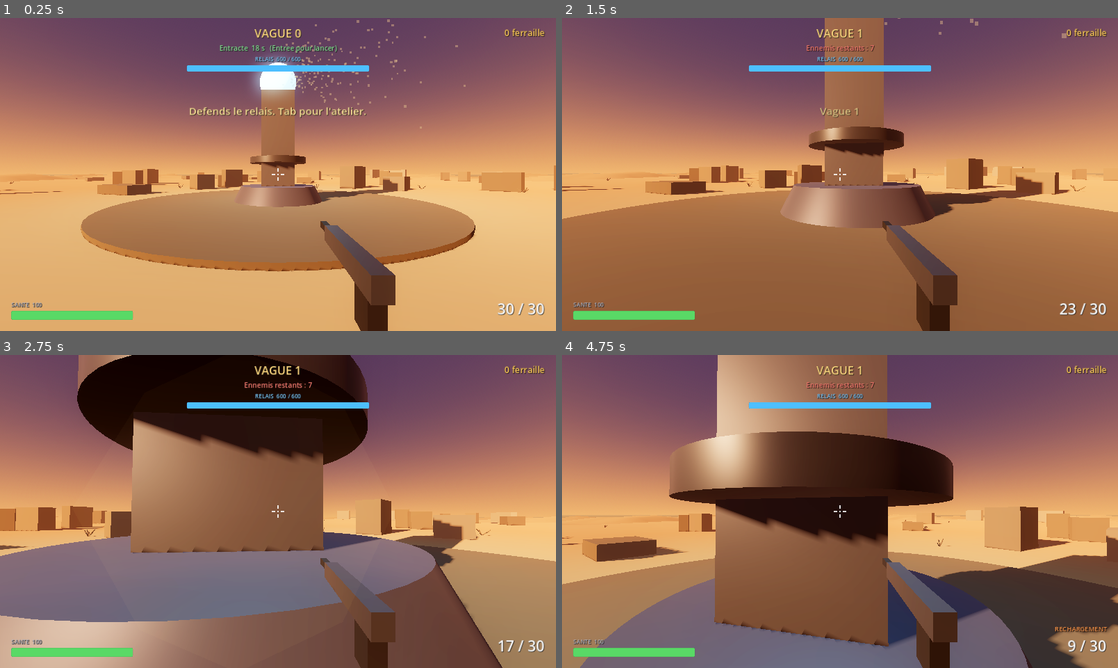
Above: before the commit, frames 1-4 (two rows, left to right).
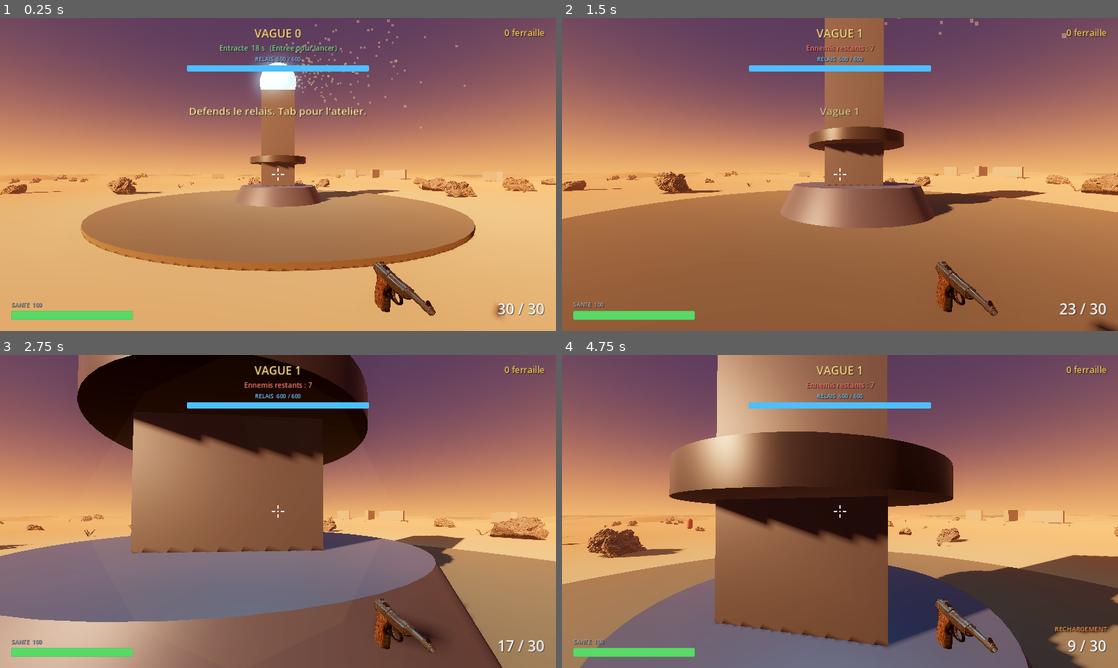
Above: after the commit, the same moments.

Repository: 100zb/tour-de-garde
Game: Godot game, scene res://scenes/main.tscn
Two runs of this game, one before a commit and one after it. Both use one fixed random seed, a clock stepped at 60 frames per second and the inputs below.
Inputs (mouse positions are in pixels of both pictures, inside the frame that each line leads up to):
- Up to frame 1 (0.25 s): no input
- Up to frame 2 (1.5 s): tap Enter (restart) at 0.5 s; move the mouse to (867, 174) at 0.52 s; press the mouse at (867, 174) at 0.53 s; hold W (move_forward) from 0.53 s (still down); tap Space (jump) at 0.77 s; move the mouse to (812, 174) at 1.27 s; release the mouse at (812, 174) at 1.28 s; tap Shift (sprint) at 1.35 s
- Up to frame 3 (2.75 s): keep holding W (move_forward); tap Space (jump) at 1.52 s; move the mouse to (289, 505) at 2.02 s; press the mouse at (289, 505) at 2.03 s
- Up to frame 4 (4.75 s): keep holding W (move_forward); move the mouse to (834, 517) at 2.77 s; release the mouse at (834, 517) at 2.78 s; tap Shift (sprint) at 2.85, 4.35 s; click (834, 517) at 2.92 s; tap Space (jump) at 3.02, 3.77, 4.52 s; move the mouse to (878, 514) at 3.52 s; press the mouse at (878, 514) at 3.53 s; tap R (reload) at 4.15 s; move the mouse to (795, 508) at 4.27 s; release the mouse at (795, 508) at 4.28 s

The runs differ from the first frame. In frame 1, 5.2% of the frame differs, in the area x 0-100%, y 47-100%; in frame 2, 5.6%; in frame 3, 4.8%; in frame 4, 6.1%, in the area x 0-100%, y 48-100%.

Commit message:
Phase 6 (bonus) - Rocher et pistolet realistes (assets Poly Haven CC0)
Remplace les elements procedura-simples par de vrais modeles scannes,
fournis par l'utilisateur (licence CC0, Poly Haven) :

- assets/models/boulder/ : boulder_01_2k.gltf + textures PBR (diffuse,
  normal, arm). scripts/main.gd::_scatter_rocks() instancie desormais
  ce maillage a la place d'une boite, avec une echelle aleatoire
  (0.5x-2x) par rocher pour varier les tailles. Collision recalculee
  proportionnellement a l'echelle a partir de l'AABB reel du maillage
  (BOULDER_SIZE/BOULDER_CENTER), toujours un simple BoxShape3D (pas de
  changement de strategie de collision/navigation).

- assets/models/pistol/ : service_pistol_2k.gltf + textures PBR. Le
  fichier source contient 11 sous-parties (deux variantes completes
  "a"/"b" du pistolet, chargeurs, balle isolee, disposees cote a cote
  pour un rendu produit). scenes/weapon_view.tscn instancie ce maillage
  et masque (visible=false) tout sauf le cadre/culasse/chien/detente
  de la variante "a", qui forment a eux seuls un pistolet assemble.
  scenes/player.tscn remplace les 3 boites (Body/Grip/Barrel) par une
  instance de weapon_view.tscn, tournee de 90 deg (l'axe local +X du
  maillage, sens du canon, doit pointer vers le -Z de la camera). Le
  noeud Muzzle (utilise par player.gd pour les tirs/tracers) est
  repositionne sur la pointe du canon reel.

Verifie : import complet sans erreur, execution headless du jeu sans
erreur de script/parse (le seul avertissement de synchronisation de
navigation est pre-existant, confirme identique avant ce changement).
Captures d'ecran confirmant : orientation et position correctes du
pistolet en vue FPS, rochers avec forme et texture realistes, variete
de tailles, aucune structure de rocher invalide sur les 70 generes.

Co-Authored-By: Claude Sonnet 5 <noreply@anthropic.com>
Claude-Session: https://claude.ai/code/session_01JfH1K84Rym112DTN6enNAS

Diff:
--- a/scenes/player.tscn
+++ b/scenes/player.tscn
@@ -1,28 +1,11 @@
 [gd_scene format=3]
 
 [ext_resource type="Script" path="res://scripts/player.gd" id="1_player"]
+[ext_resource type="PackedScene" path="res://scenes/weapon_view.tscn" id="2_weapon_view"]
 
 [sub_resource type="CapsuleShape3D" id="Shape_player"]
 radius = 0.4
 height = 1.8
-
-[sub_resource type="StandardMaterial3D" id="Mat_weapon"]
-albedo_color = Color(0.29, 0.3, 0.34, 1)
-metallic = 0.35
-roughness = 0.55
-
-[sub_resource type="StandardMaterial3D" id="Mat_weapon_dark"]
-albedo_color = Color(0.16, 0.16, 0.18, 1)
-roughness = 0.8
-
-[sub_resource type="BoxMesh" id="Mesh_body"]
-size = Vector3(0.07, 0.085, 0.55)
-
-[sub_resource type="BoxMesh" id="Mesh_grip"]
-size = Vector3(0.06, 0.16, 0.1)
-
-[sub_resource type="BoxMesh" id="Mesh_barrel"]
-size = Vector3(0.038, 0.038, 0.2)
 
 [node name="Player" type="CharacterBody3D" groups=["player"]]
 collision_layer = 2
@@ -45,23 +28,8 @@
 [node name="Weapon" type="Node3D" parent="Head/Camera3D"]
 transform = Transform3D(1, 0, 0, 0, 1, 0, 0, 0, 1, 0.3, -0.33, -0.55)
 
-[node name="Body" type="MeshInstance3D" parent="Head/Camera3D/Weapon"]
-transform = Transform3D(1, 0, 0, 0, 1, 0, 0, 0, 1, 0, 0, -0.275)
-mesh = SubResource("Mesh_body")
-material_override = SubResource("Mat_weapon")
-cast_shadow = 0
-
-[node name="Grip" type="MeshInstance3D" parent="Head/Camera3D/Weapon"]
-transform = Transform3D(1, 0, 0, 0, 1, 0, 0, 0, 1, 0, -0.1, -0.08)
-mesh = SubResource("Mesh_grip")
-material_override = SubResource("Mat_weapon_dark")
-cast_shadow = 0
-
-[node name="Barrel" type="MeshInstance3D" parent="Head/Camera3D/Weapon"]
-transform = Transform3D(1, 0, 0, 0, 1, 0, 0, 0, 1, 0, 0.004, -0.63)
-mesh = SubResource("Mesh_barrel")
-material_override = SubResource("Mat_weapon_dark")
-cast_shadow = 0
+[node name="WeaponView" parent="Head/Camera3D/Weapon" instance=ExtResource("2_weapon_view")]
+transform = Transform3D(0, 0, -1, 0, 1, 0, 1, 0, 0, 0, 0, 0)
 
 [node name="Muzzle" type="Node3D" parent="Head/Camera3D/Weapon"]
-transform = Transform3D(1, 0, 0, 0, 1, 0, 0, 0, 1, 0, 0.004, -0.76)
+transform = Transform3D(1, 0, 0, 0, 1, 0, 0, 0, 1, 0, 0.03, -0.2)
--- /dev/null
+++ b/scenes/weapon_view.tscn
@@ -0,0 +1,26 @@
+[gd_scene load_steps=2 format=3]
+
+[ext_resource type="PackedScene" path="res://assets/models/pistol/service_pistol_2k.gltf" id="1_pistol"]
+
+[node name="WeaponView" instance=ExtResource("1_pistol")]
+
+[node name="service_pistol_magazine_loaded" parent="."]
+visible = false
+
+[node name="service_pistol_magazine_empty" parent="."]
+visible = false
+
+[node name="service_pistol_bullet" parent="."]
+visible = false
+
+[node name="service_pistol_pistol_b" parent="."]
+visible = false
+
+[node name="service_pistol_slide_b" parent="."]
+visible = false
+
+[node name="service_pistol_hammer_b" parent="."]
+visible = false
+
+[node name="service_pistol_trigger_b" parent="."]
+visible = false
--- a/scripts/main.gd
+++ b/scripts/main.gd
@@ -3,6 +3,12 @@
 ## le HUD et la boutique, et gere les achats, la defaite et le redemarrage.
 
 const TURRET_SCENE := preload("res://scenes/turret.tscn")
+const BOULDER_SCENE := preload("res://assets/models/boulder/boulder_01_2k.gltf")
+# AABB reel du maillage (source: Poly Haven boulder_01), utilise pour
+# dimensionner/centrer la collision proportionnellement a l'echelle
+# aleatoire appliquee a chaque rocher.
+const BOULDER_SIZE := Vector3(1.272136, 1.00383, 1.830334)
+const BOULDER_CENTER := Vector3(-0.112092, 0.428272, -0.033273)
 
 @onready var player: Player = $Player
 @onready var relay: Relay = $NavigationRegion3D/Relay
@@ -147,6 +153,8 @@
 const SPAWN_EXCLUSION_MARGIN := 6.0
 
 ## Seme des rochers autour de l'arene pour donner du relief et des abris.
+## Utilise le vrai maillage scanne (Poly Haven, CC0) plutot qu'une boite,
+## avec une echelle aleatoire par rocher pour varier les tailles.
 ## Graine fixe : le terrain est identique a chaque partie.
 func _scatter_rocks() -> void:
 	var rng := RandomNumberGenerator.new()
@@ -161,9 +169,7 @@
 		var distance := rng.randf_range(16.0, 95.0)
 		while absf(distance - ENEMY_SPAWN_RADIUS) < SPAWN_EXCLUSION_MARGIN:
 			distance = rng.randf_range(16.0, 95.0)
-		var width := rng.randf_range(1.2, 4.5)
-		var height := rng.randf_range(0.8, 3.6)
-		var depth := rng.randf_range(1.2, 4.5)
+		var scale_factor := rng.randf_range(0.5, 2.0)
 
 		var pos_x := cos(angle) * distance
 		var pos_z := sin(angle) * distance
@@ -172,25 +178,20 @@
 		var body := StaticBody3D.new()
 		body.collision_layer = 1
 		body.collision_mask = 0
-		body.position = Vector3(pos_x, ground_y + height * 0.4, pos_z)
+		# Le pivot du maillage est proche de sa base : le poser a hauteur du
+		# sol suffit a l'ancrer naturellement (leger enfoncement realiste).
+		body.position = Vector3(pos_x, ground_y, pos_z)
 		body.rotation.y = rng.randf() * TAU
 		rocks.add_child(body)
 
-		var mesh_instance := MeshInstance3D.new()
-		var box := BoxMesh.new()
-		box.size = Vector3(width, height, depth)
-		mesh_instance.mesh = box
-
-		var material := StandardMaterial3D.new()
-		var shade := rng.randf_range(0.34, 0.52)
-		material.albedo_color = Color(shade, shade * 0.86, shade * 0.68)
-		material.roughness = 0.95
-		mesh_instance.material_override = material
-		body.add_child(mesh_instance)
+		var boulder := BOULDER_SCENE.instantiate()
+		boulder.scale = Vector3.ONE * scale_factor
+		body.add_child(boulder)
 
 		var collision := CollisionShape3D.new()
 		var shape := BoxShape3D.new()
-		shape.size = Vector3(width, height, depth)
+		shape.size = BOULDER_SIZE * scale_factor
+		collision.position = BOULDER_CENTER * scale_factor
 		collision.shape = shape
 		body.add_child(collision)
 
Binary file added: assets/models/boulder/boulder_01.bin
Not shown, added: assets/models/boulder/boulder_01_2k.gltf
Not shown, added: assets/models/boulder/boulder_01_2k.gltf.import
Binary file added: assets/models/boulder/textures/boulder_01_arm_2k.jpg
Not shown, added: assets/models/boulder/textures/boulder_01_arm_2k.jpg.import
Binary file added: assets/models/boulder/textures/boulder_01_diff_2k.jpg
Not shown, added: assets/models/boulder/textures/boulder_01_diff_2k.jpg.import
Binary file added: assets/models/boulder/textures/boulder_01_nor_gl_2k.jpg
Not shown, added: assets/models/boulder/textures/boulder_01_nor_gl_2k.jpg.import
Binary file added: assets/models/pistol/service_pistol.bin
Not shown, added: assets/models/pistol/service_pistol_2k.gltf
Not shown, added: assets/models/pistol/service_pistol_2k.gltf.import
(and 6 more such lines)
